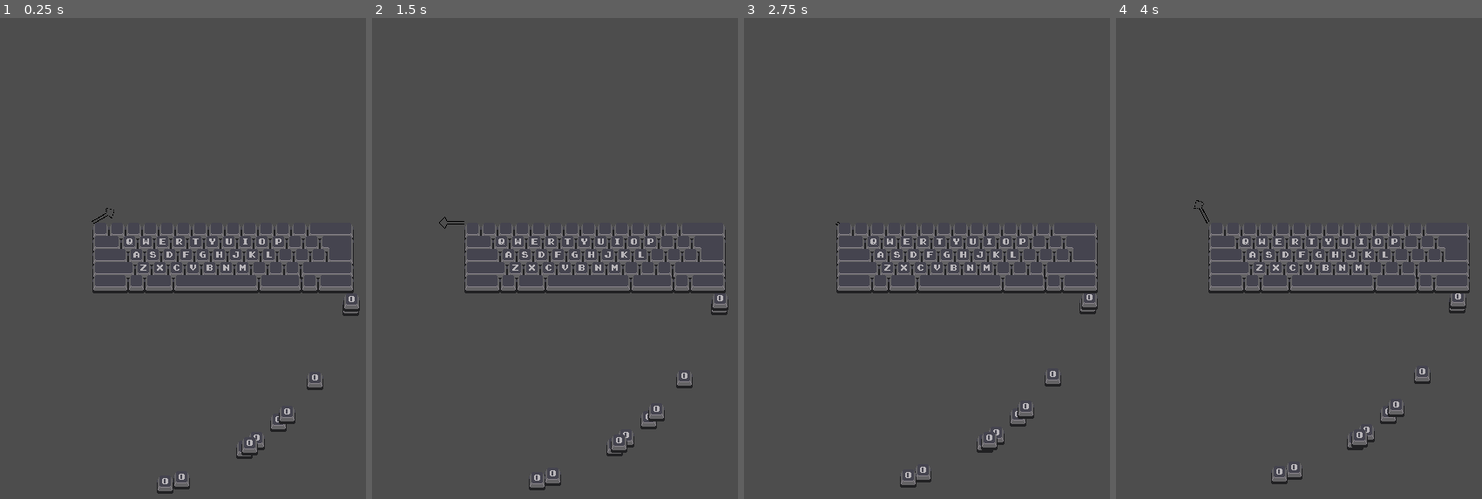
Above: before the commit, frames 1-4 (left to right).
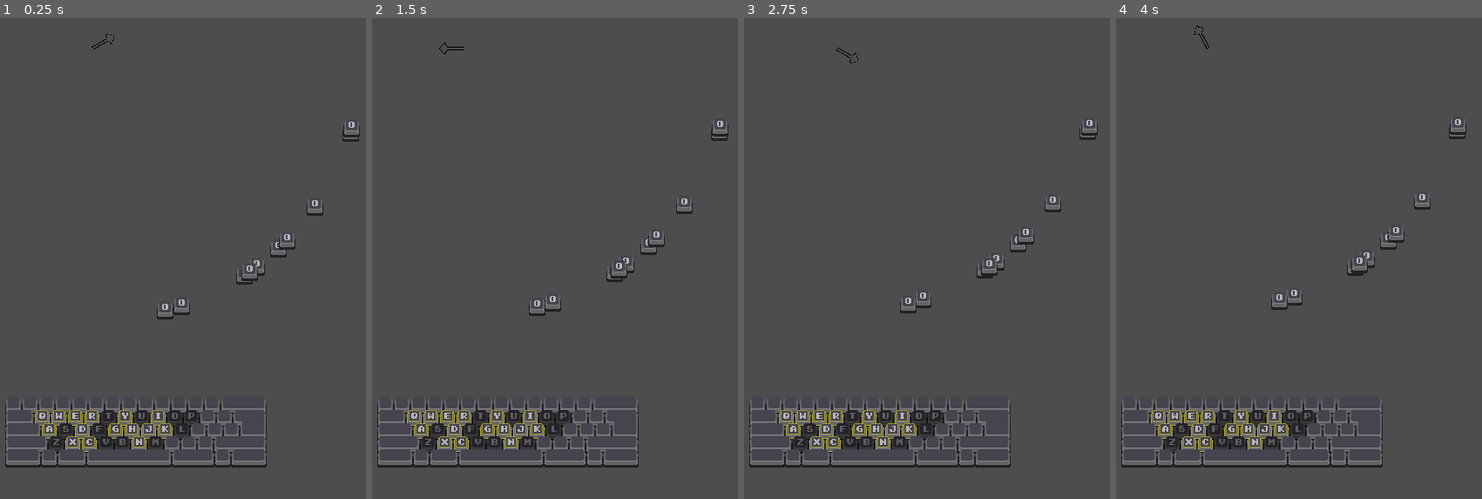
Above: after the commit, the same moments.

Repository: youchanje30/Help-Me-KeyBoard-Warrior
Game: Godot game, scene res://Scenes/test_main.tscn
Two runs of this game, one before a commit and one after it. Both use one fixed random seed, a clock stepped at 60 frames per second and the inputs below.
Inputs:
- Up to frame 1 (0.25 s): no input
- Up to frame 2 (1.5 s): tap Enter (ui_accept) at 0.5, 0.77 s
- Up to frame 3 (2.75 s): tap Enter (ui_accept) at 1.52 s
- Up to frame 4 (4 s): tap Enter (ui_accept) at 3.02, 3.77 s

The runs differ from the first frame. In frame 1, 6.2% of the frame differs, in the area x 1-99%, y 3-99%; in frame 2, 6.2%; in frame 3, 6.1%; in frame 4, 6.2%.

Commit message:
Add Highlight Btn isOwn Effect
btn highlight
own color change
keyboard position fix

Diff:
--- a/Scenes/Commands/BaseCommand.tscn
+++ b/Scenes/Commands/BaseCommand.tscn
@@ -4,3 +4,4 @@
 
 [node name="BaseCommand" type="Node"]
 script = ExtResource("1_vgel8")
+cool_time = 1.0
--- a/Scenes/Keys/key_sprite_controller.tscn
+++ b/Scenes/Keys/key_sprite_controller.tscn
@@ -1,14 +1,23 @@
-[gd_scene load_steps=3 format=3 uid="uid://qfbo8ct3icp7"]
+[gd_scene load_steps=4 format=3 uid="uid://qfbo8ct3icp7"]
 
 [ext_resource type="Script" path="res://Scripts/Key/KeySpriteController.gd" id="1_g8fon"]
 [ext_resource type="Texture2D" uid="uid://drcdhbhup0cgb" path="res://Sprites/Keyboards/AllKeys/0.png" id="2_geabb"]
+[ext_resource type="Texture2D" uid="uid://hq35w0g8ipvb" path="res://Sprites/Keyboards/BtnHighlight.png" id="3_moq36"]
 
-[node name="key_sprite_controller" type="Node2D" node_paths=PackedStringArray("sprite")]
+[node name="key_sprite_controller" type="Node2D" node_paths=PackedStringArray("sprite", "highlight_sprite")]
 script = ExtResource("1_g8fon")
 sprite = NodePath("key_sprite")
+highlight_sprite = NodePath("highlight_sprite")
+unown_modulate = Color(0.513233, 0.513233, 0.513233, 1)
 
 [node name="key_sprite" type="Sprite2D" parent="."]
 texture = ExtResource("2_geabb")
 centered = false
 region_enabled = true
 region_rect = Rect2(0, 0, 19, 21)
+
+[node name="highlight_sprite" type="Sprite2D" parent="."]
+visible = false
+modulate = Color(1, 1, 1, 0.462745)
+texture = ExtResource("3_moq36")
+centered = false
--- a/Scenes/keyboard.tscn
+++ b/Scenes/keyboard.tscn
@@ -28,7 +28,7 @@
 [ext_resource type="Texture2D" uid="uid://c1e3l1xdaxha5" path="res://Sprites/Keyboards/AllKeys/N.png" id="39_jimsv"]
 [ext_resource type="Texture2D" uid="uid://cpnd05omaqdu5" path="res://Sprites/Keyboards/AllKeys/M.png" id="40_km7p5"]
 
-[node name="Keyboard" type="Node"]
+[node name="Keyboard" type="Node2D"]
 script = ExtResource("1_vc5ct")
 qwer_layer = Array[Texture2D]([ExtResource("13_jqhdm"), ExtResource("14_84fio"), ExtResource("15_pd4c4"), ExtResource("16_axo3y"), ExtResource("17_wg82k"), ExtResource("18_n3la4"), ExtResource("19_5rkjd"), ExtResource("20_bjj0d"), ExtResource("22_2t6y3"), ExtResource("12_doyp5")])
 asdf_layer = Array[Texture2D]([ExtResource("24_dt8ib"), ExtResource("25_h7yu3"), ExtResource("26_y45ew"), ExtResource("27_ueno0"), ExtResource("28_1is68"), ExtResource("29_8jk2s"), ExtResource("30_nsnjf"), ExtResource("31_resor"), ExtResource("32_5x21j")])
--- a/Scenes/keyboards/keyboard_only_empty_keys.tscn
+++ b/Scenes/keyboards/keyboard_only_empty_keys.tscn
@@ -10,9 +10,9 @@
 [ext_resource type="Texture2D" uid="uid://7m1nng4o7gcb" path="res://Sprites/Keyboards/EmptyKeys/EMPTY294.png" id="8_l4vv7"]
 [ext_resource type="Texture2D" uid="uid://danefjfa5wrxr" path="res://Sprites/Keyboards/AllKeys/EMPTY2.png" id="9_5inpy"]
 
-[node name="Keyboard Only Empty Keys" type="Node"]
-
-[node name="0" type="Node" parent="."]
+[node name="Keyboard Only Empty Keys" type="Node2D"]
+
+[node name="0" type="Node2D" parent="."]
 
 [node name="~" type="Sprite2D" parent="0"]
 texture = ExtResource("1_vcrbd")
@@ -111,7 +111,7 @@
 region_enabled = true
 region_rect = Rect2(0, 0, 53, 21)
 
-[node name="1" type="Node" parent="."]
+[node name="1" type="Node2D" parent="."]
 
 [node name="tab" type="Sprite2D" parent="1"]
 z_index = 1
@@ -145,7 +145,7 @@
 region_enabled = true
 region_rect = Rect2(0, 0, 19, 21)
 
-[node name="2" type="Node" parent="."]
+[node name="2" type="Node2D" parent="."]
 
 [node name="cap" type="Sprite2D" parent="2"]
 z_index = 2
@@ -179,7 +179,7 @@
 region_enabled = true
 region_rect = Rect2(0, 0, 19, 21)
 
-[node name="3" type="Node" parent="."]
+[node name="3" type="Node2D" parent="."]
 
 [node name="left shift" type="Sprite2D" parent="3"]
 z_index = 3
@@ -221,7 +221,7 @@
 region_enabled = true
 region_rect = Rect2(0, 0, 61, 21)
 
-[node name="4" type="Node" parent="."]
+[node name="4" type="Node2D" parent="."]
 
 [node name="left cntl" type="Sprite2D" parent="4"]
 z_index = 4
--- a/Scenes/test_main.tscn
+++ b/Scenes/test_main.tscn
@@ -7,3 +7,4 @@
 [node name="Keyboard" parent="." instance=ExtResource("1_7ms1x")]
 
 [node name="Camera2D" type="Camera2D" parent="."]
+position = Vector2(0, 200)
--- a/Scripts/Commands/BaseCommand.gd
+++ b/Scripts/Commands/BaseCommand.gd
@@ -4,6 +4,7 @@
 
 func set_command()->void: pass
 func execute(angle : float = 0, force : float = 0, damage : float = 0)->void:
+	super.execute(angle, force, damage)
 	var bullet = bullet_base.instantiate()
 	add_child(bullet)
 
--- a/Scripts/Interface/ICommand.gd
+++ b/Scripts/Interface/ICommand.gd
@@ -1,5 +1,20 @@
 extends Node
 class_name key_command
 
+signal ExecuteChange
+
+@export var cool_time : float
+var can_execute : bool = true :
+	set (value):
+		can_execute = value
+		emit_signal("ExecuteChange", can_execute)
+
 func set_command()->void: pass
-func execute(angle : float = 0, force : float = 0, damage : float = 0)->void: pass
+func execute(angle : float = 0, force : float = 0, damage : float = 0)->void:
+	can_execute = false
+	CoolDown()
+
+
+func CoolDown():
+	await get_tree().create_timer(cool_time).timeout
+	can_execute = true
--- a/Scripts/Interface/IKey.gd
+++ b/Scripts/Interface/IKey.gd
@@ -10,15 +10,20 @@
 func set_key(index : int, sprite_controller : key_sprite_controller):
 	_sprite_controller = sprite_controller
 	_index = index
+	_sprite_controller.own_setting(is_owned)
 
 func buy_key():
 	is_owned = true
 
 	# for test command
 	command = KeyboardController.GetRandomCommad()
+	command.connect("ExecuteChange", _sprite_controller.highlight_effect)
+	_sprite_controller.own_setting(is_owned)
+
 
 func sell_key():
 	is_owned = false
+	_sprite_controller.own_setting(is_owned)
 
 func up_key():
 	_sprite_controller.disable_btn()
@@ -29,6 +34,8 @@
 	if not is_owned: return false
 	# 누른 상태가 아닐 때만
 	if is_pressed: return false
+	# 가능한 상태일 때만
+	if not command.can_execute: return false
 
 	is_pressed = true
 	_sprite_controller.press_btn()
--- a/Scripts/Key/KeySpriteController.gd
+++ b/Scripts/Key/KeySpriteController.gd
@@ -3,6 +3,10 @@
 
 @export var key_texture : Texture2D
 @export var sprite : Sprite2D
+@export var highlight_sprite : Sprite2D
+
+@export var own_modulate : Color = Color.WHITE
+@export var unown_modulate : Color = Color.BLACK
 
 var region_x_size : int = 0
 
@@ -12,6 +16,9 @@
 #func _process(delta: float) -> void:
 	#pass
 
+func own_setting(is_own : bool):
+	sprite.modulate = own_modulate if is_own else unown_modulate
+	highlight_effect(is_own)
 
 func set_texture(text):
 	key_texture = text
@@ -45,4 +52,7 @@
 	up_btn()
 	await get_tree().create_timer(0.05).timeout
 	sprite.region_rect.position = Vector2.ZERO
+
+func highlight_effect(is_highlight:bool)->void:
+	highlight_sprite.visible = is_highlight
 #endregion
--- a/Scripts/Keyboard/GenerateKeyboard.gd
+++ b/Scripts/Keyboard/GenerateKeyboard.gd
@@ -1,4 +1,4 @@
-extends Node
+extends Node2D
 
 @export var qwer_layer : Array[Texture2D]
 @export var asdf_layer : Array[Texture2D]
@@ -16,6 +16,7 @@
 
 func _ready() -> void:
 	set_keyboard()
+	global_position = Vector2(-100, 400)
 
 func _process(delta: float) -> void:
 	pass
--- a/Scripts/Managers/DamageController.gd
+++ b/Scripts/Managers/DamageController.gd
@@ -2,4 +2,4 @@
 
 
 func GetDamage(index: int):
-	return 1
+	return 5
Binary file added: Sprites/Keyboards/BtnHighlight.png
Not shown, added: Sprites/Keyboards/BtnHighlight.png.import
Binary file added: Sprites/Keyboards/pixil-layer-Layer 1.png
Not shown, added: Sprites/Keyboards/pixil-layer-Layer 1.png.import
